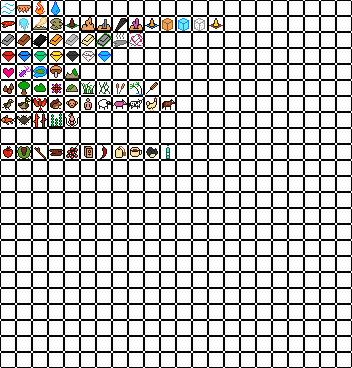
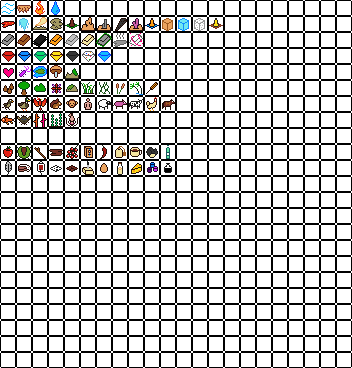
Before/after of a w=352, h=368 layered artwork. What changed in the layer stack:
painted on "Elements" over [5, 161, 172, 175]
